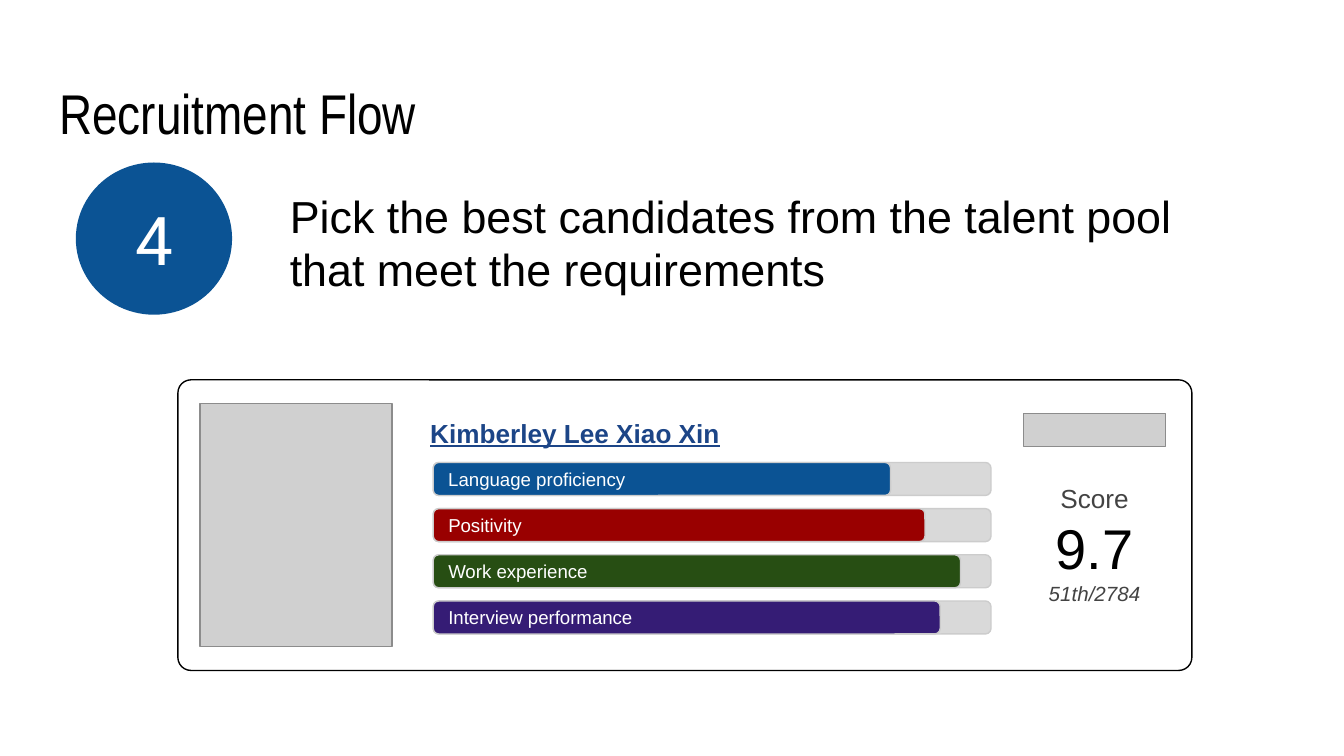
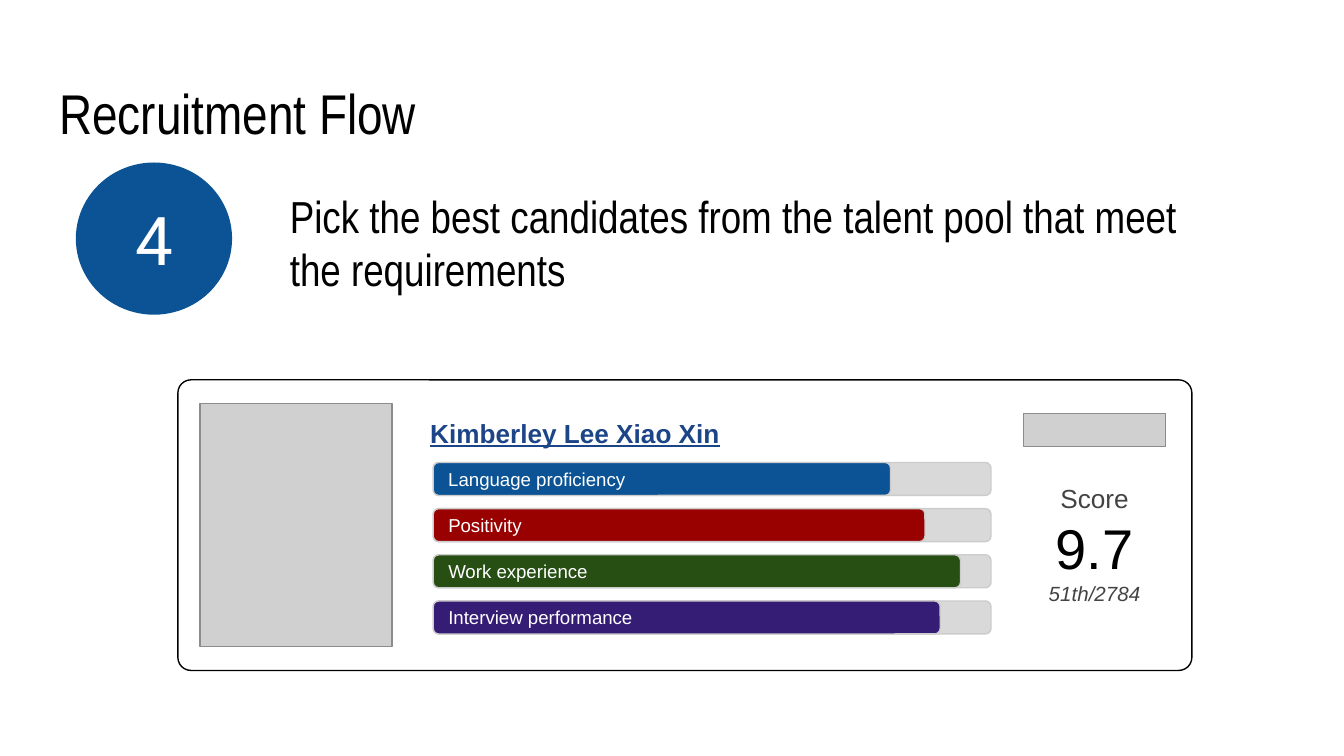
Before and after one commit to songyanho/notbadsia, a slide deck: slide 19 of Final/SIA App Challenge Deck.pptx (slide 18 before the commit). Drawn at 1344x756 pixels with LibreOffice and Linux fonts; fonts in the diff are those of the drawing; grey boxes stand for pictures. Boxes give left, top, right and bottom in pixels: in the first picture for what was removed or moved away, otherwise in the second. Text is boxed around its words. In the diff, an @@ line names an element or a change of style, - is before the commit and + after.

Commit message:
Update slides

```diff
--- a/Final/SIA App Challenge Deck.pptx
+++ b/Final/SIA App Challenge Deck.pptx
@@ text "Pick the best candidates from ..." at [290, 200, 1177, 296]: font Arial to Arial Narrow @@
```
Also in this commit, not shown: 4 other slides changed, 1 slide added, 1 other file.
